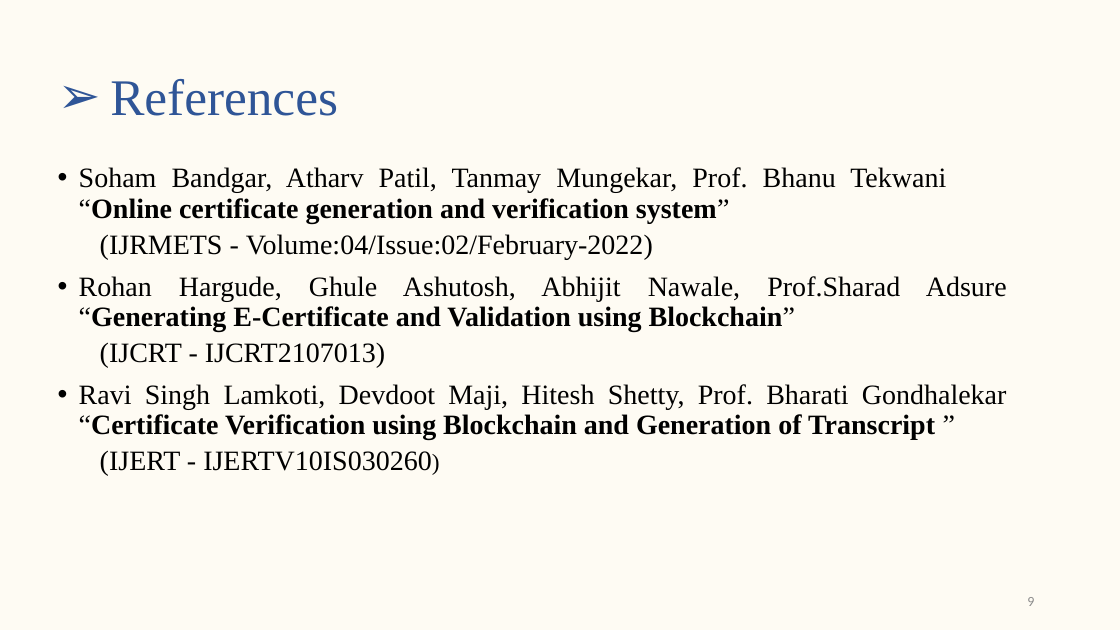
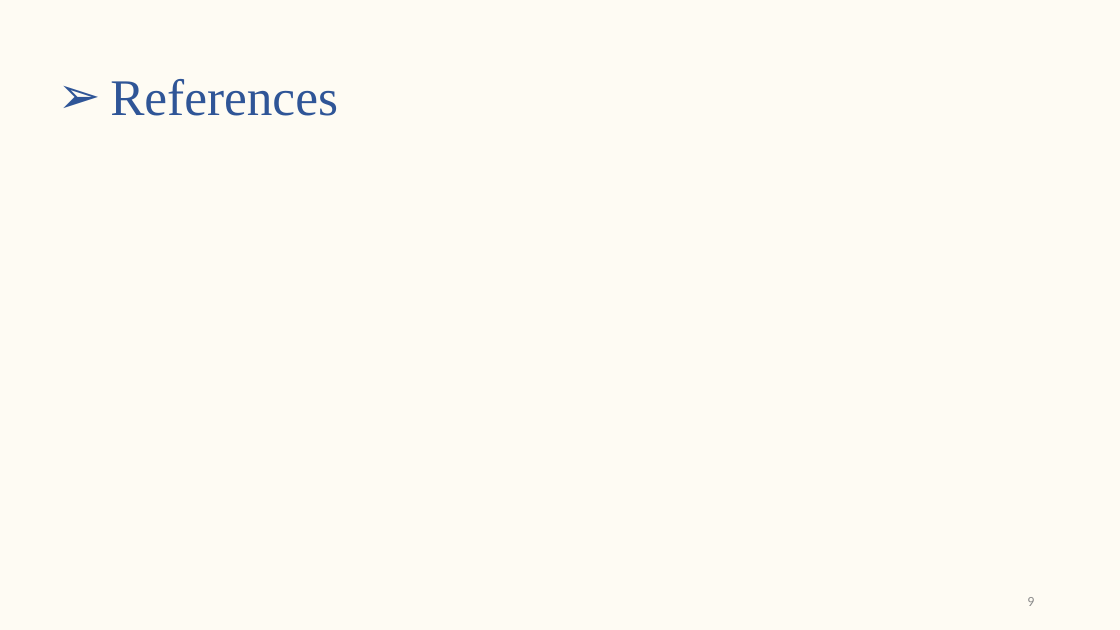
Before and after one commit to s-saanvi/Collection, a slide deck: slide 9 of Synopsis/Synopsis Presentation.pptx. Drawn at 1120x630 pixels with LibreOffice and Linux fonts; fonts in the diff are those of the drawing. Boxes give left, top, right and bottom in pixels: in the first picture for what was removed or moved away, otherwise in the second. Text is boxed around its words. In the diff, an @@ line names an element or a change of style, - is before the commit and + after.

```diff
--- a/Synopsis/Synopsis Presentation.pptx
+++ b/Synopsis/Synopsis Presentation.pptx
@@ text removed at <box>79,167,1007,476</box> @@
-• Soham Bandgar, Atharv Patil, Tanmay Mungekar, Prof. Bhanu Tekwani “Online certificate generation and verification system”
-  (IJRMETS - Volume:04/Issue:02/February-2022)
-• Rohan Hargude, Ghule Ashutosh, Abhijit Nawale, Prof.Sharad Adsure “Generating E-Certificate and Validation using Blockchain”
-  (IJCRT - IJCRT2107013)
-• Ravi Singh Lamkoti, Devdoot Maji, Hitesh Shetty, Prof. Bharati Gondhalekar “Certificate Verification using Blockchain and Generation of Transcript ”
-  (IJERT - IJERTV10IS030260)
```
Also in this commit, not shown: 4 other slides changed, 1 other file.
